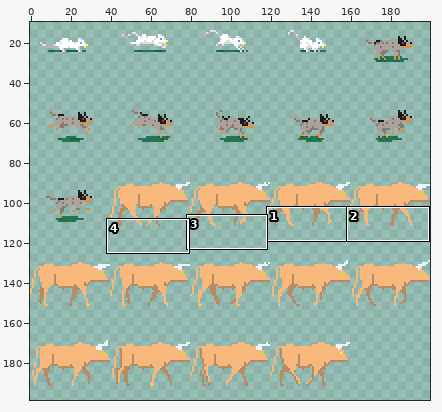
Two states of a sprite sheet, dist/sprites20.png. The picture above shows the old version from afar; the outline marks the close-up.
Close-up. The starting point:
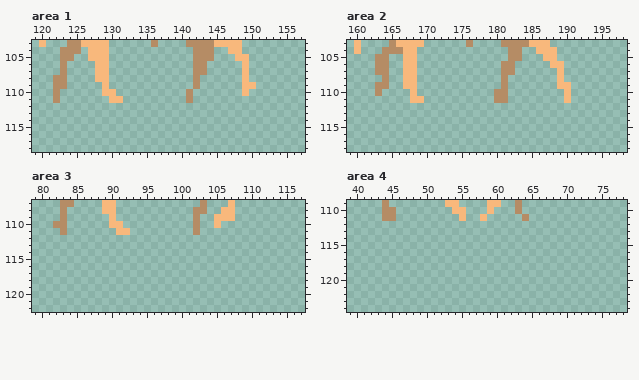
The file is 200x200 pixels. Colours within 5 levels of each other are drawn and written as one. Shown: area 1: x 119..157, y 103..118; area 2: x 159..198, y 103..118; area 3: x 79..117, y 107..122; area 4: x 39..78, y 109..124. The wide view leaves out empty margins. The commit also changed other parts of the picture, which this record leaves out.
New version:
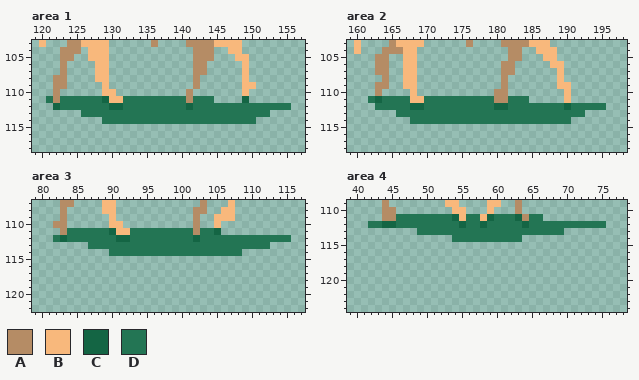
Palette (. is transparent): A #b58c65  B #f8b87c  C #146544  D #237554
From old to new:
Area 1:
y 111: x 121 . -> D; x 123..129 ....... -> DDDDDDC; x 132..140 ......... -> DDDDDDDDD; x 142..144 ... -> DDD; x 149 . -> C
y 112: x 122..155 .................................. -> CDDDDDDDCCDDDDDDDDDCDDDDDDDDDDDDDD
y 113: x 126..152 ........................... -> DDDDDDDDDDDDDDDDDDDDDDDDDDD
y 114: x 129..150 ...................... -> DDDDDDDDDDDDDDDDDDDDDD
Area 2:
y 111: x 162..167 ...... -> DCDDDD; x 170..179 .......... -> DDDDDDDDDD; x 182..184 ... -> DDD
y 112: x 163..195 ................................. -> DDDDDCCDDDDDDDDDDCCDDDDDDDDCDDDDD
y 113: x 166..192 ........................... -> DDDDDDDDDDDDDDDDDDDDDDDDDDD
y 114: x 168..190 ....................... -> DDDDDDDDDDDDDDDDDDDDDDD
Area 3:
y 111: x 84..90 ....... -> DDDDDDC; x 93..101 ......... -> DDDDDDDDD; x 103..105 ... -> DDC
y 112: x 82..115 .................................. -> DCDDDDDDDCCDDDDDDDDDCDDDDDDDDDDDDD
y 113: x 87..112 .......................... -> DDDDDDDDDDDDDDDDDDDDDDDDDD
y 114: x 90..108 ................... -> DDDDDDDDDDDDDDDDDDD
Area 4:
y 111: x 46..54 ......... -> DDDDDDDDC; x 56..57 .. -> DD; x 59..63 ..... -> CDDDC; x 65..66 .. -> DD
y 112: x 42..75 .................................. -> DDCCDDDDDDDDDCDDCDDDDDCDDDDDDDDDDD
y 113: x 49..69 ..................... -> DDDDDDDDDDDDDDDDDDDDD
y 114: x 54..63 .......... -> DDDDDDDDDD
